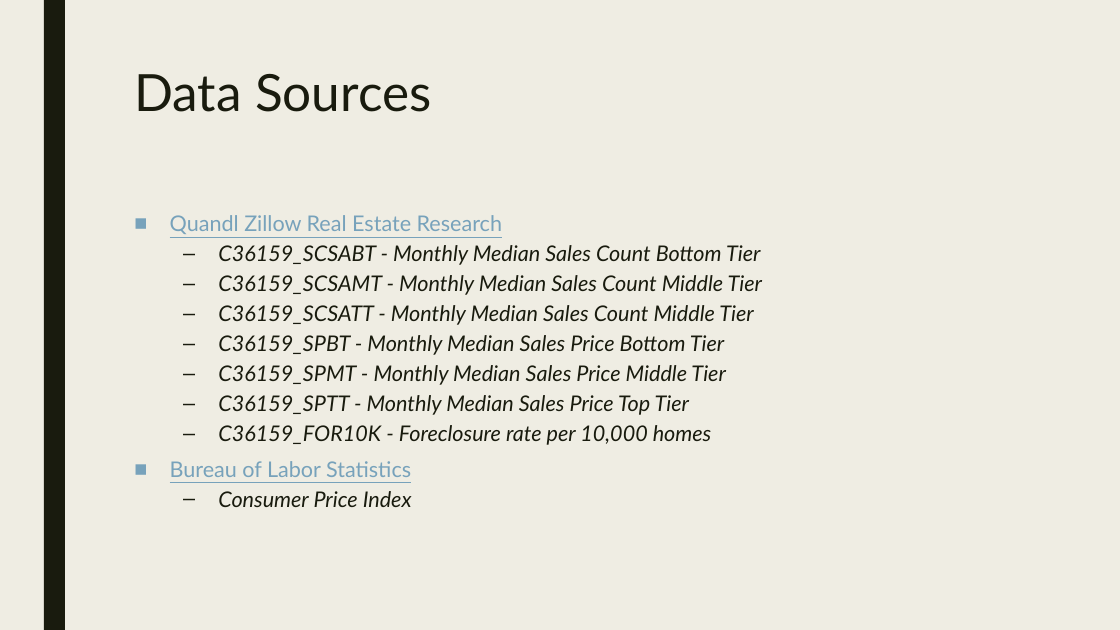
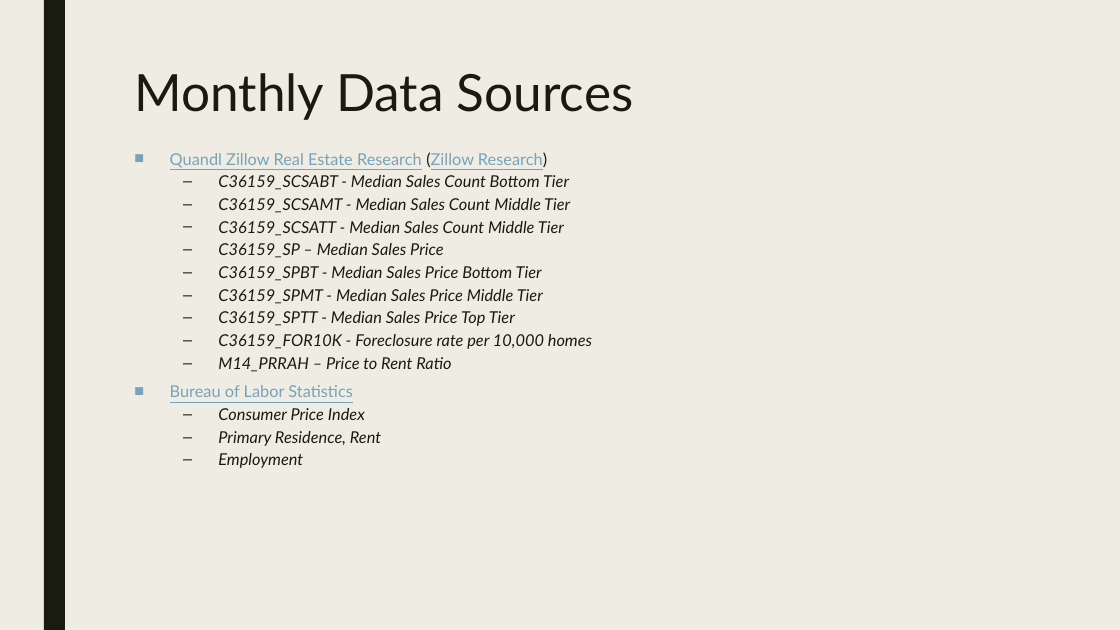
Before and after one commit to janinewhite/Proletariats, a slide deck: slide 4 of Presentation/Analysis of Phoenix AZ Real Estate Trends.pptx. Drawn at 1120x630 pixels with LibreOffice and Linux fonts; fonts in the diff are those of the drawing. Boxes give left, top, right and bottom in pixels: in the first picture for what was removed or moved away, otherwise in the second. Text is boxed around its words. In the diff, an @@ line names an element or a change of style, - is before the commit and + after.

Commit message:
Update presentation with employment

```diff
--- a/Presentation/Analysis of Phoenix AZ Real Estate Trends.pptx
+++ b/Presentation/Analysis of Phoenix AZ Real Estate Trends.pptx
@@ title at <box>134,73,634,120</box>: text changed @@
-Data Sources
+Monthly Data Sources
@@ text "Quandl Zillow Real Estate Research ...": place and size @@
-text "Quandl Zillow Real Estate Research ..." at <box>170,215,762,507</box>
+text "Quandl Zillow Real Estate Research ..." at <box>170,152,592,468</box>
@@ text at <box>170,152,570,326</box>: text changed; size 18.5 to 14 pt @@
-■ Quandl Zillow Real Estate Research
-  – C36159_SCSABT - Monthly Median Sales Count Bottom Tier
-  – C36159_SCSAMT - Monthly Median Sales Count Middle Tier
-  – C36159_SCSATT - Monthly Median Sales Count Middle Tier
-  – C36159_SPBT - Monthly Median Sales Price Bottom Tier
-  – C36159_SPMT - Monthly Median Sales Price Middle Tier
-  – C36159_SPTT - Monthly Median Sales Price Top Tier
+■ Quandl Zillow Real Estate Research (Zillow Research)
+  – C36159_SCSABT - Median Sales Count Bottom Tier
+  – C36159_SCSAMT - Median Sales Count Middle Tier
+  – C36159_SCSATT - Median Sales Count Middle Tier
+  – C36159_SP – Median Sales Price
+  – C36159_SPBT - Median Sales Price Bottom Tier
+  – C36159_SPMT - Median Sales Price Middle Tier
+  – C36159_SPTT - Median Sales Price Top Tier
@@ text at <box>170,334,592,420</box>: size 18.5 to 14 pt in "C36159_FOR10K - Foreclosure rate per 10,000 homes", "Bureau of Labor Statistics", "Consumer Price Index"; line spacing 0.84 to 0.74 @@
@@ text at <box>218,357,451,372</box>: paragraph added @@
+  – M14_PRRAH – Price to Rent Ratio
@@ text at <box>218,431,381,468</box>: paragraphs added @@
+  – Primary Residence, Rent
+  – Employment
```
Also in this commit, not shown: 3 other slides changed, 2 slides added, 1 other file.
